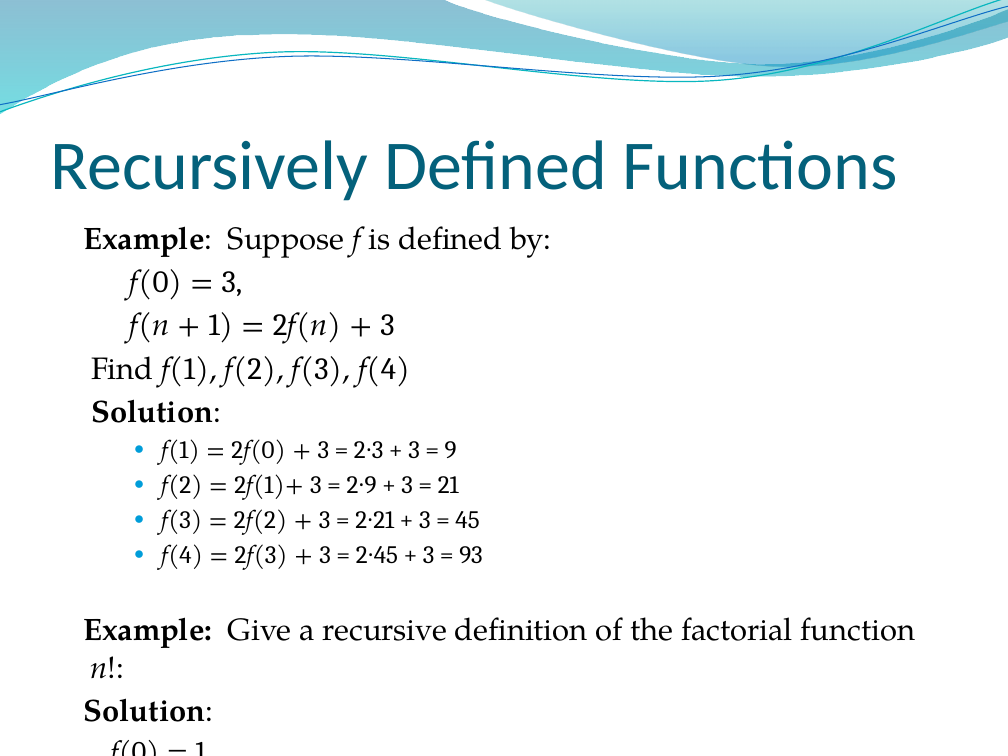
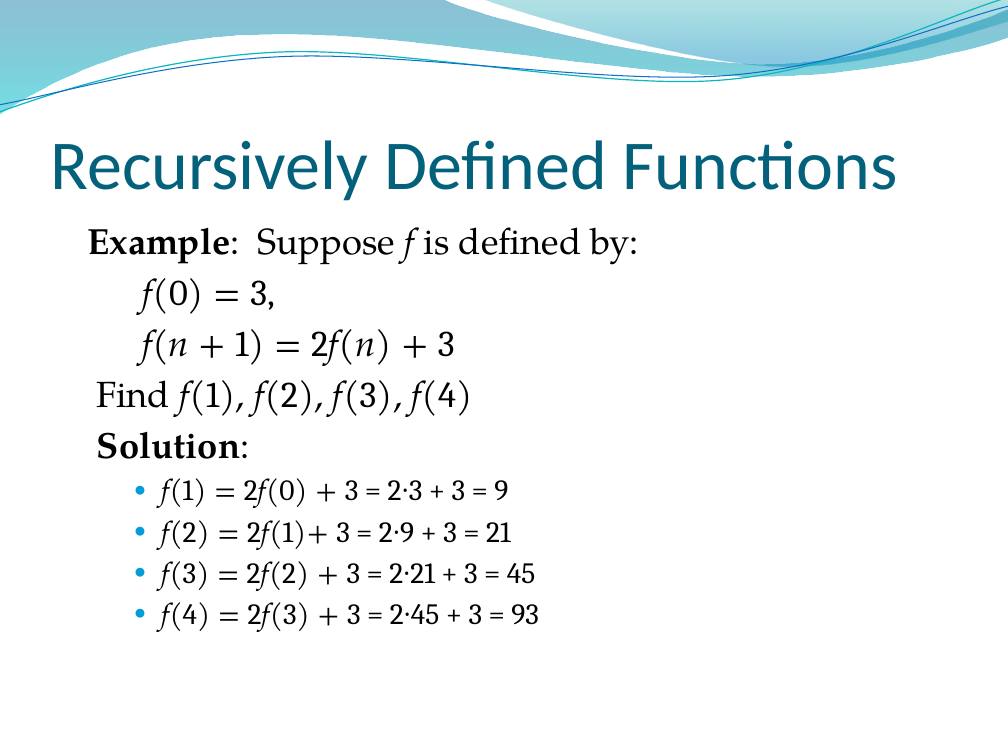
Before and after one commit to lin-chen-GA/lin-chen-GA.github.io, a slide deck: slide 26 of cs2620/slides/cs2620_notes5.pptx (slide 25 before the commit). Drawn at 1008x756 pixels with LibreOffice and Linux fonts; fonts in the diff are those of the drawing; background and template pictures are left out. Boxes give left, top, right and bottom in pixels: in the first picture for what was removed or moved away, otherwise in the second. Text is boxed around its words. In the diff, an @@ line names an element or a change of style, - is before the commit and + after.

```diff
--- a/cs2620/slides/cs2620_notes5.pptx
+++ b/cs2620/slides/cs2620_notes5.pptx
@@ text "Example: Suppose f is defined ..." at [88, 227, 639, 631]: size 22.1 to 26 pt in "Example: Suppose f is defined by:", "f(0) = 3,", "f(n + 1) = 2f(n) + 3", "Find f(1), f(2), f(3), f(4)" and 1 more places; size 17.9 to 21 pt in "f(1) = 2f(0) + 3 = 2∙3 ...", "f(2) = 2f(1)+ 3 = 2∙9 + ...", "f(3) = 2f(2) + 3 = 2∙21 ...", "f(4) = 2f(3) + 3 = 2∙45 ..." @@
@@ text at [84, 617, 916, 678]: paragraphs removed @@
-Example: Give a recursive definition of the factorial function n!:
-Solution:
-  f(0) = 1
-  f(n + 1) = (n + 1)∙ f(n)
```
Also in this commit, not shown: 1 other slide changed, 1 slide added, 4 other files.
